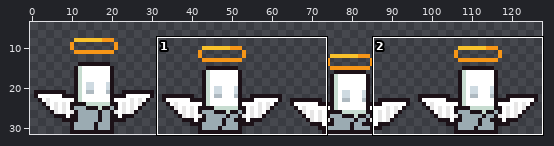
Edited in one commit: sprite sheet (assets/images/characters/archAngelWalk.png). The first picture is a wide view before the edit; the outline marks the close-up.
Close-up. Old version:
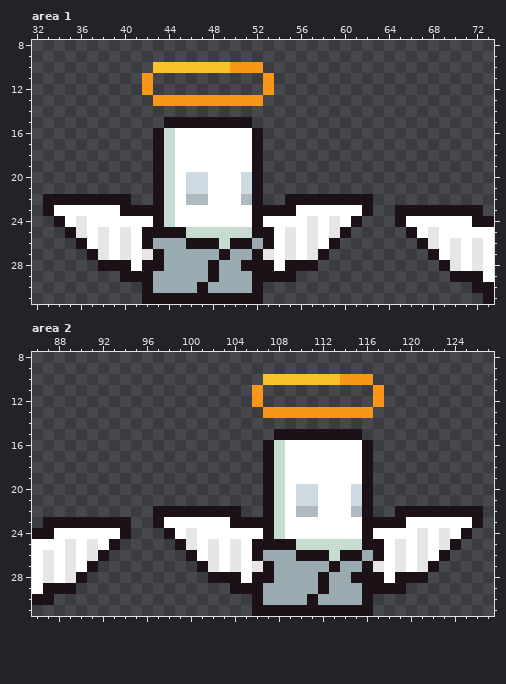
The file is 128x32 pixels. Shown: area 1: x 32..73, y 8..31; area 2: x 86..127, y 8..31. The wide view leaves out empty margins.
Now the later version:
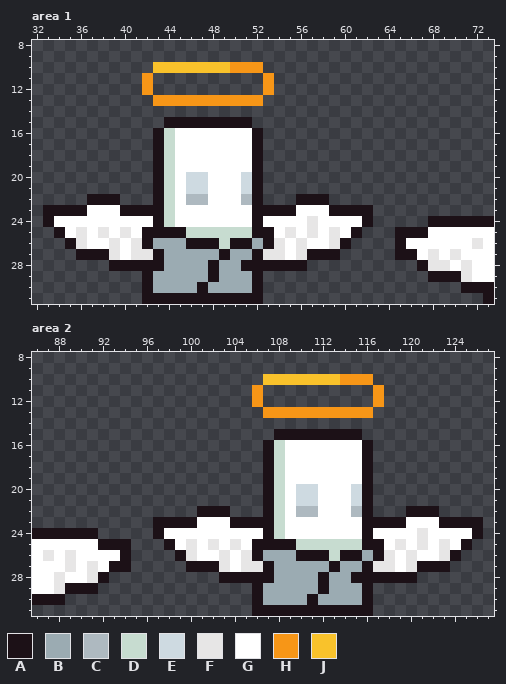
Palette (. is transparent): A #1c1117  B #9babb2  C #aeb9c0  D #c7dcd0  E #cedae1  F #e7e6e6  G #ffffff  H #f79617  J #f9c22b
Changes in this commit:
Area 1:
y 22: x 33..36 AAAA -> ....; x 40 A -> .; x 55 A -> .; x 59..62 AAAA -> ....
y 23: x 34..36 GGG -> AAA; x 59..61 GGG -> AAA; x 65..72 AAAAAAAA -> ........
y 24: x 33..34 .A -> AG; x 36 F -> G; x 59 F -> G; x 61..62 A. -> GA; x 65..71 AGGGGGG -> ...AAAA
y 25: x 34..35 .A -> AG; x 60..61 A. -> GA; x 65 . -> A; x 67..68 GF -> AG
y 26: x 35..36 .A -> AF; x 38..41 FGFG -> GFGF; x 54..57 GFGF -> FGFG; x 59..60 A. -> FA; x 65..68 ..AF -> AGGG; x 70 F -> G
y 27: x 36 . -> A; x 38..41 FGFG -> AFGF; x 54..57 GFGF -> FGFA; x 59 . -> A; x 65..68 ...A -> AAGF; x 72 F -> G
y 28: x 38 A -> .; x 41 G -> A; x 54 G -> A; x 57 A -> .; x 67..72 ..AFGF -> AFFGFG
y 29: x 40..41 AA -> ..; x 53..55 AAA -> ...; x 68..69 .. -> AA; x 71..72 AA -> FG
y 30: x 71 . -> A
Area 2:
y 22: x 97..100 AAAA -> ....; x 104 A -> .; x 119 A -> .; x 123..126 AAAA -> ....
y 23: x 87..94 AAAAAAAA -> ........; x 98..100 GGG -> AAA; x 123..125 GGG -> AAA
y 24: x 88..94 GGGGGGA -> AAAA...; x 97..98 .A -> AG; x 100 F -> G; x 123 F -> G; x 125..126 A. -> GA
y 25: x 89 F -> G; x 91..92 FG -> GA; x 94 . -> A; x 98..99 .A -> AG; x 124..125 A. -> GA
y 26: x 91..94 FA.. -> GGGA; x 99..100 .A -> AF; x 102..105 FGFG -> GFGF; x 118..121 GFGF -> FGFG; x 123..124 A. -> FA
y 27: x 87 F -> G; x 91..94 A... -> FGAA; x 100 . -> A; x 102..105 FGFG -> AFGF; x 118..121 GFGF -> FGFA; x 123 . -> A
y 28: x 87..92 FGFA.. -> GFGGFA; x 102 A -> .; x 105 G -> A; x 118 G -> A; x 121 A -> .
y 29: x 87..88 AA -> GF; x 90..91 .. -> AA; x 104..105 AA -> ..; x 117..119 AAA -> ...
y 30: x 88 . -> A
